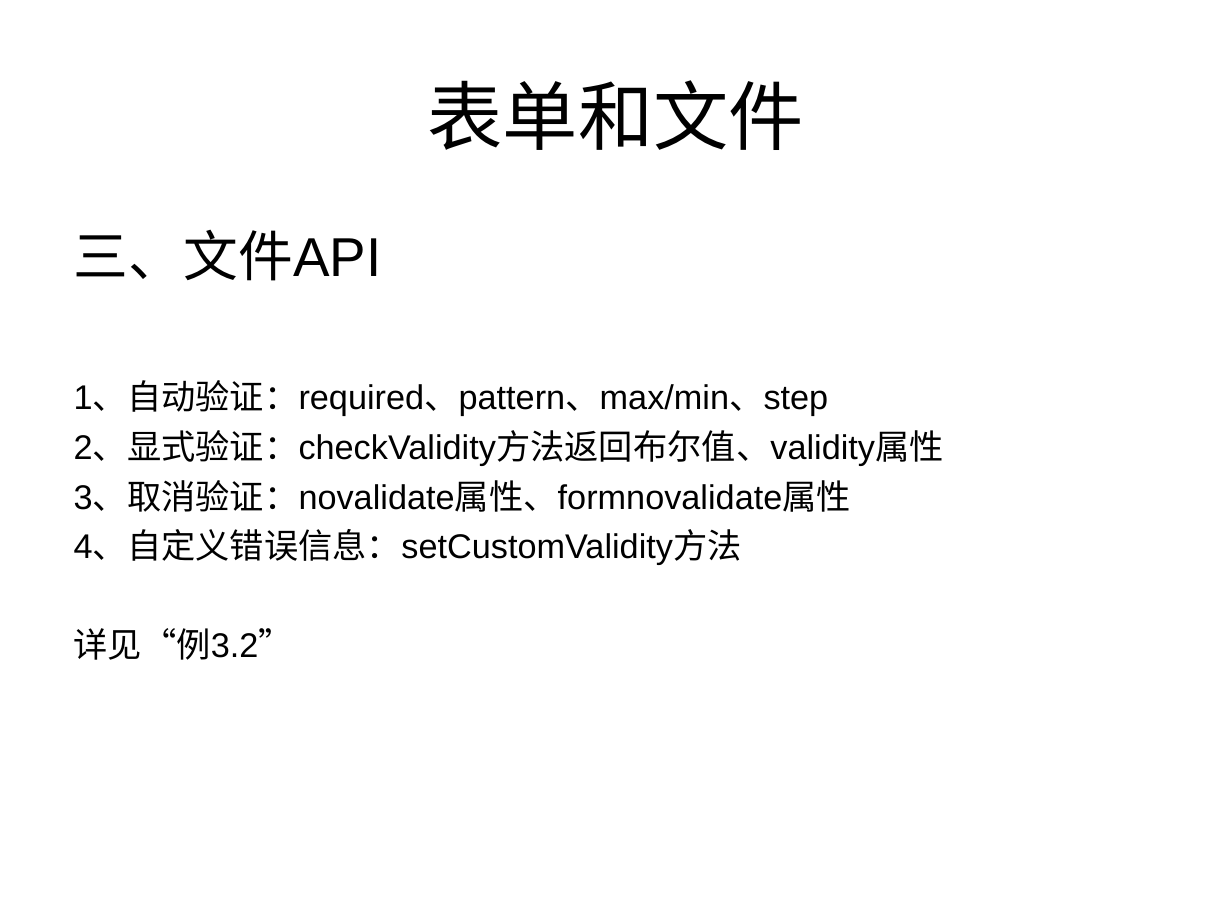
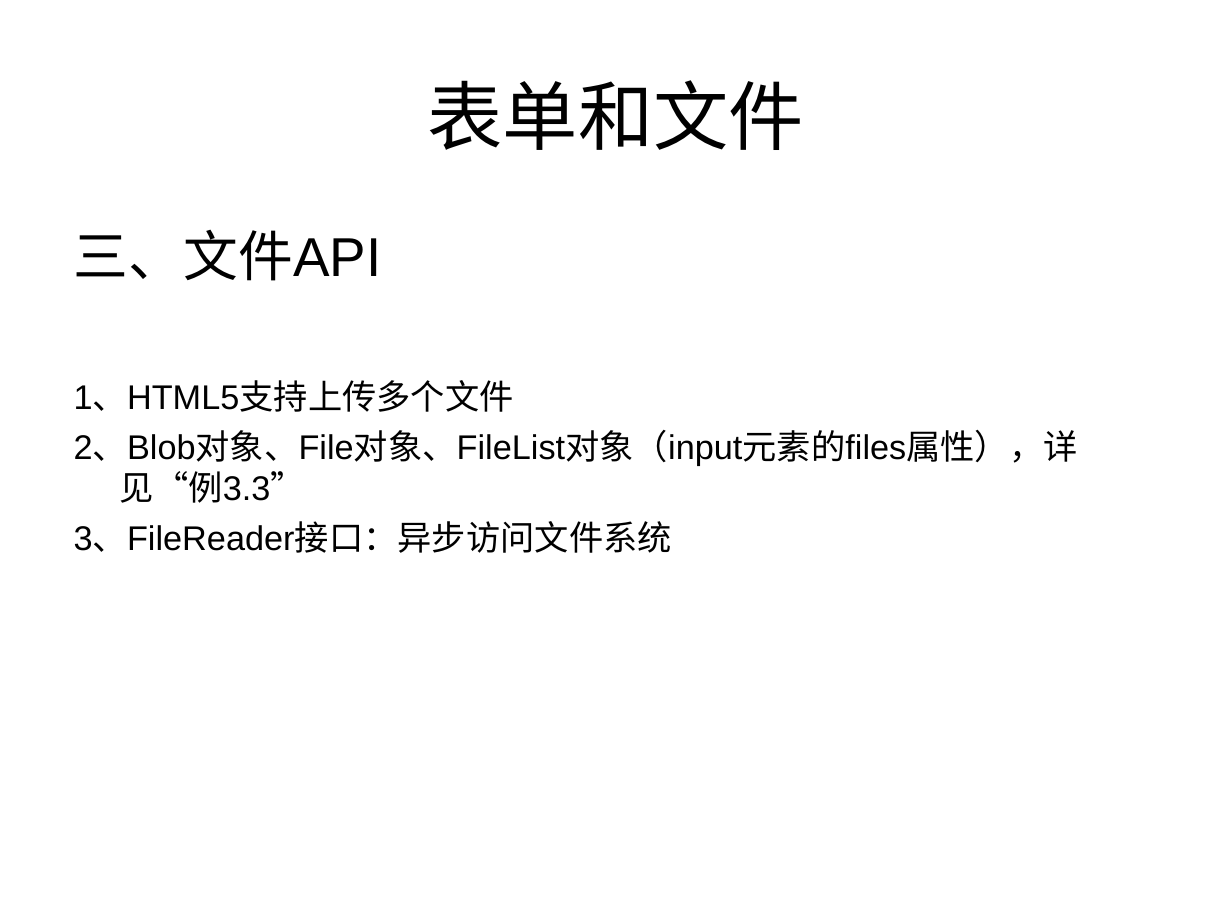
Before and after one commit to testuser2213/tom-wang-manual, a slide deck: slide 11 of manual/html5/share/关于HTML5的分享.ppt. Drawn at 1232x924 pixels with LibreOffice and Linux fonts; fonts in the diff are those of the drawing. Boxes give left, top, right and bottom in pixels: in the first picture for what was removed or moved away, otherwise in the second. Text is boxed around its words. In the diff, an @@ line names an element or a change of style, - is before the commit and + after.

```diff
--- a/manual/html5/share/关于HTML5的分享.ppt
+++ b/manual/html5/share/关于HTML5的分享.ppt
@@ text at (x1=74, y1=382, x2=1078, y2=553): text changed @@
-1、自动验证：required、pattern、max/min、step
-2、显式验证：checkValidity方法返回布尔值、validity属性
-3、取消验证：novalidate属性、formnovalidate属性
-4、自定义错误信息：setCustomValidity方法
-详见“例3.2”
+1、HTML5支持上传多个文件
+2、Blob对象、File对象、FileList对象（input元素的files属性），详见“例3.3”
+3、FileReader接口：异步访问文件系统
```
Also in this commit, not shown: 2 slides added, 6 other files.
